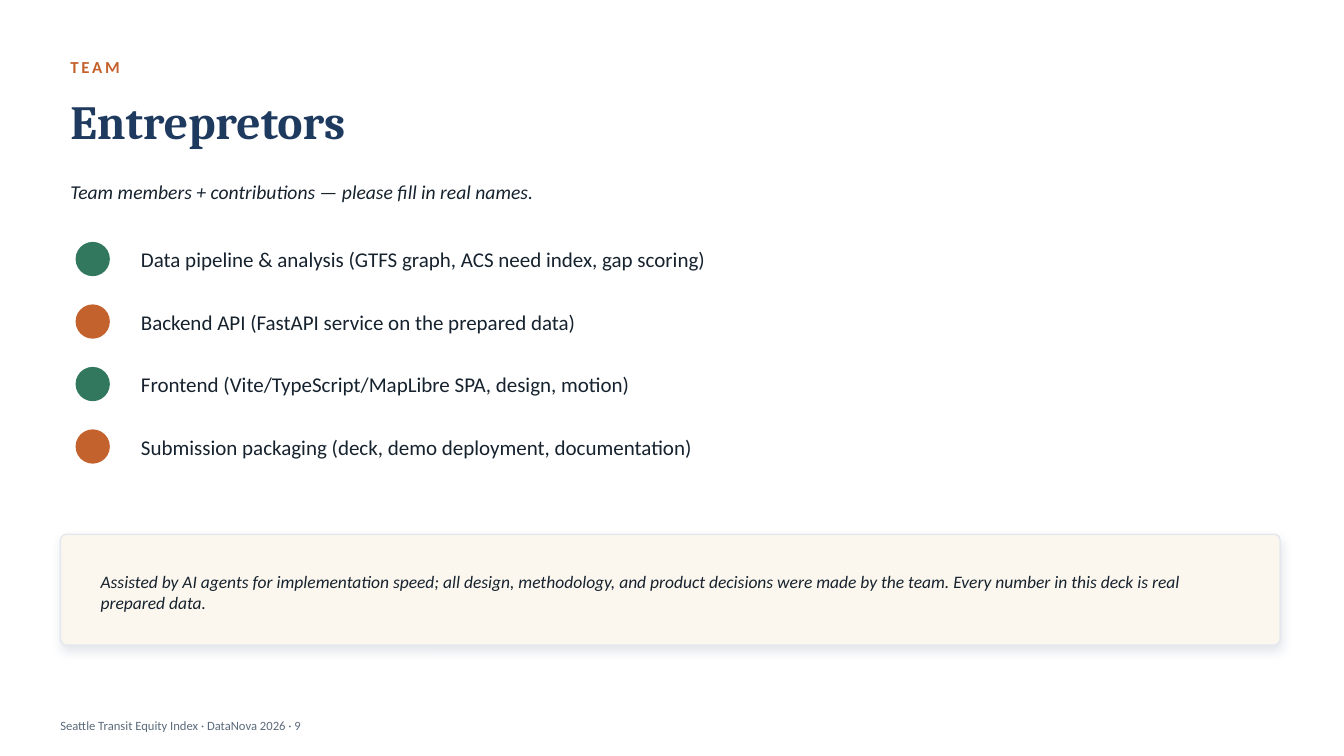
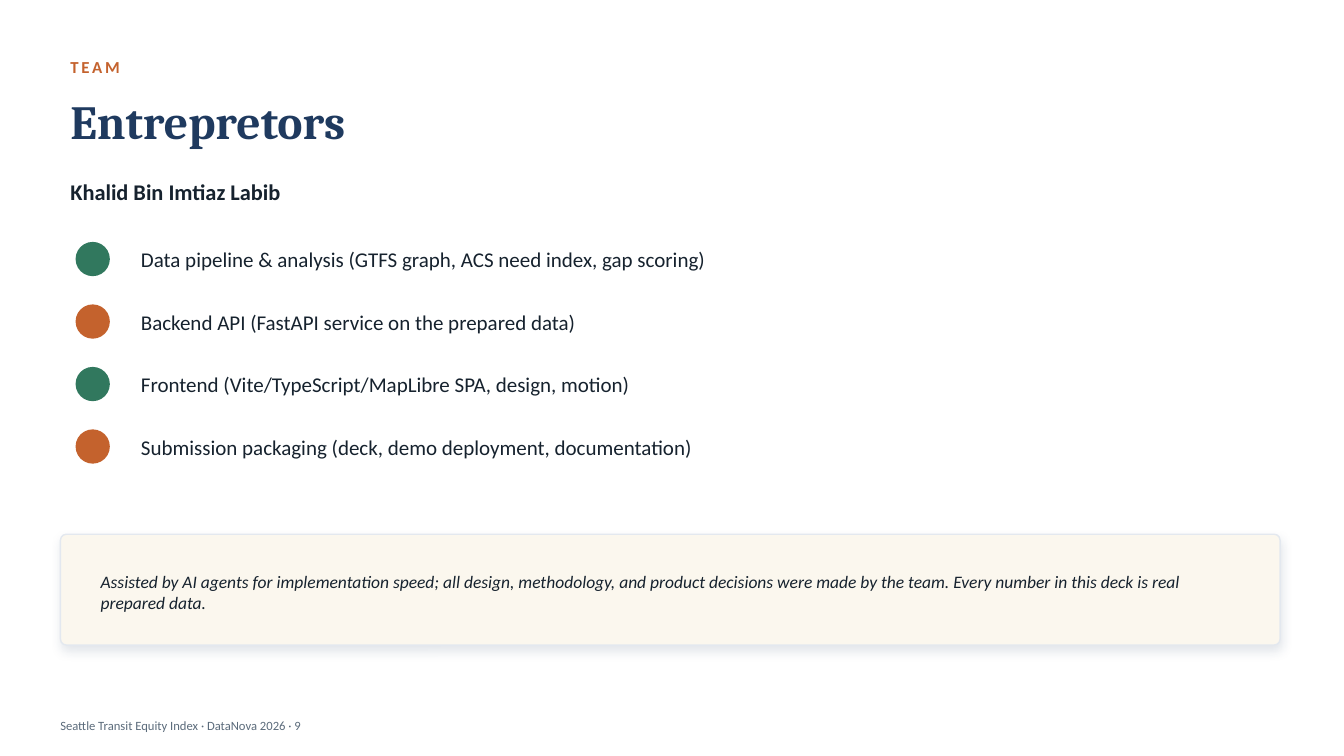
Before and after one commit to ASAYMAN69/seattle, a slide deck: slide 9 of deliverables/seattle_pitch.pptx. Drawn at 1344x756 pixels with LibreOffice and Linux fonts; fonts in the diff are those of the drawing. Boxes give left, top, right and bottom in pixels: in the first picture for what was removed or moved away, otherwise in the second. Text is boxed around its words. In the diff, an @@ line names an element or a change of style, - is before the commit and + after.

```diff
--- a/deliverables/seattle_pitch.pptx
+++ b/deliverables/seattle_pitch.pptx
@@ text at bbox=[70, 184, 280, 200]: text changed; size 14 to 16 pt; bold on; italic off @@
-Team members + contributions — please fill in real names.
+Khalid Bin Imtiaz Labib
```
Also in this commit, not shown: 3 other files.
